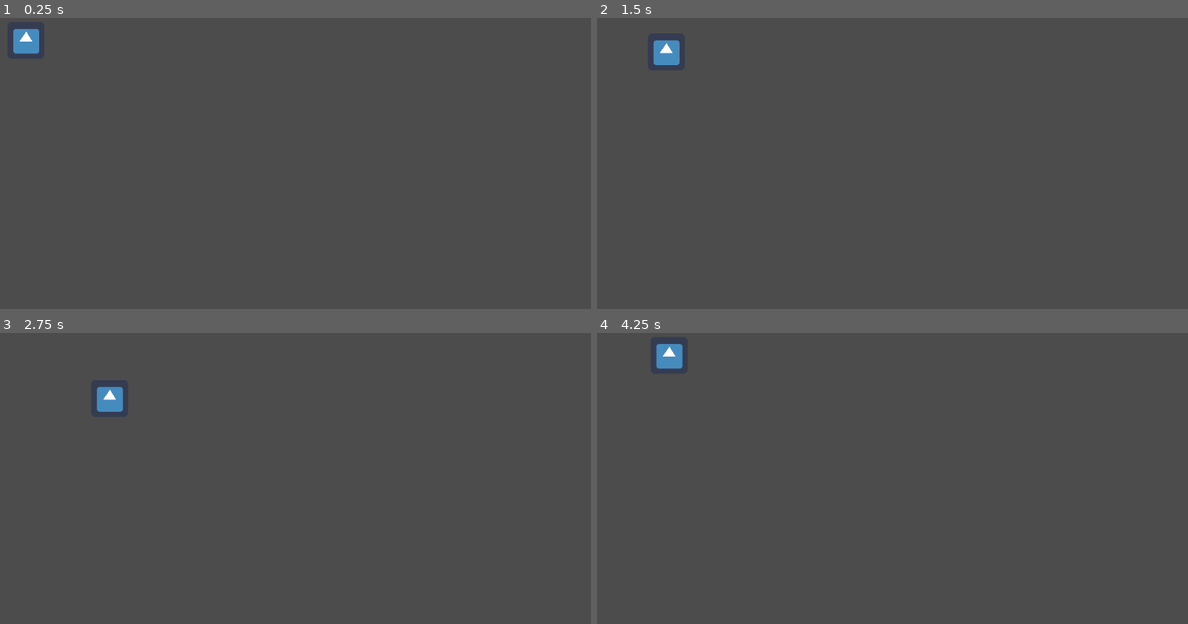
Above: before the commit, frames 1-4 (two rows, left to right).
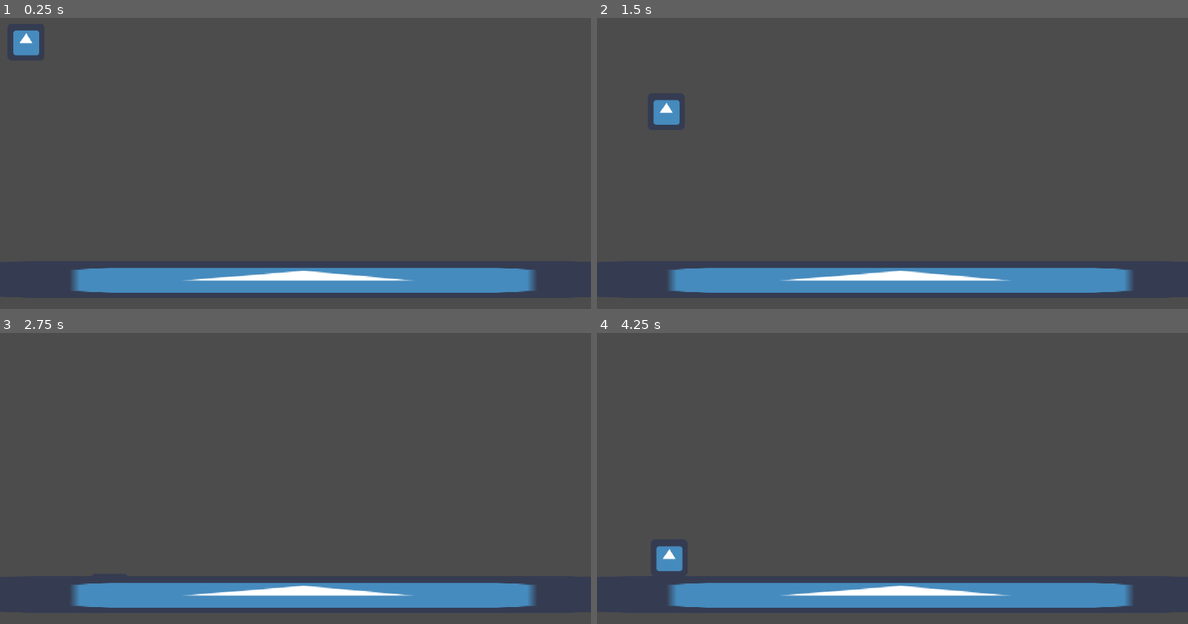
Above: after the commit, the same moments.

Repository: Tuocs/test
Game: Godot game, scene res://Node2D.tscn
Same seed, same stepped clock (60 frames per second), same inputs: the game is played once before the commit and once after it. The engine's default icon, where the game draws it, is replaced by a stand-in: a white triangle on a blue panel in a dark square.
Inputs:
- Up to frame 1 (0.25 s): no input
- Up to frame 2 (1.5 s): hold Right (ui_right) 0.53-1.28 s; hold Down (ui_down) from 1.28 s (still down)
- Up to frame 3 (2.75 s): release Down (ui_down) at 2.03 s; hold Right (ui_right) from 2.03 s (still down)
- Up to frame 4 (4.25 s): release Right (ui_right) at 2.78 s; hold Up (ui_up) 2.78-3.53 s; hold Left (ui_left) from 3.53 s (still down)

The runs differ from the first frame. In frame 1, 6.8% of the frame differs, in the area x 2-91%, y 3-95%; in frame 2, 7.4%; in frame 3, 7.1%; in frame 4, 7.5%, in the area x 10-91%, y 3-95%.

Commit message:
side view

Diff:
--- a/Node2D.tscn
+++ b/Node2D.tscn
@@ -1,11 +1,32 @@
-[gd_scene load_steps=3 format=2]
+[gd_scene load_steps=4 format=2]
 
 [ext_resource path="res://icon.png" type="Texture" id=1]
 [ext_resource path="res://MOVE.gd" type="Script" id=2]
 
+[sub_resource type="RectangleShape2D" id=1]
+extents = Vector2( 32.0567, 32 )
+
 [node name="Node2D" type="Node2D"]
 
-[node name="Sprite" type="Sprite" parent="."]
+[node name="RigidBody2D" type="RigidBody2D" parent="."]
 position = Vector2( 45, 39 )
+
+[node name="Sprite" type="Sprite" parent="RigidBody2D"]
 texture = ExtResource( 1 )
 script = ExtResource( 2 )
+
+[node name="CollisionShape2D" type="CollisionShape2D" parent="RigidBody2D"]
+scale = Vector2( 1, 1 )
+shape = SubResource( 1 )
+
+[node name="StaticBody2D" type="StaticBody2D" parent="."]
+position = Vector2( 517, 455 )
+scale = Vector2( 17.625, 1 )
+
+[node name="Sprite2" type="Sprite" parent="StaticBody2D"]
+scale = Vector2( 1, 1 )
+texture = ExtResource( 1 )
+
+[node name="CollisionShape2D" type="CollisionShape2D" parent="StaticBody2D"]
+scale = Vector2( 1, 1 )
+shape = SubResource( 1 )
